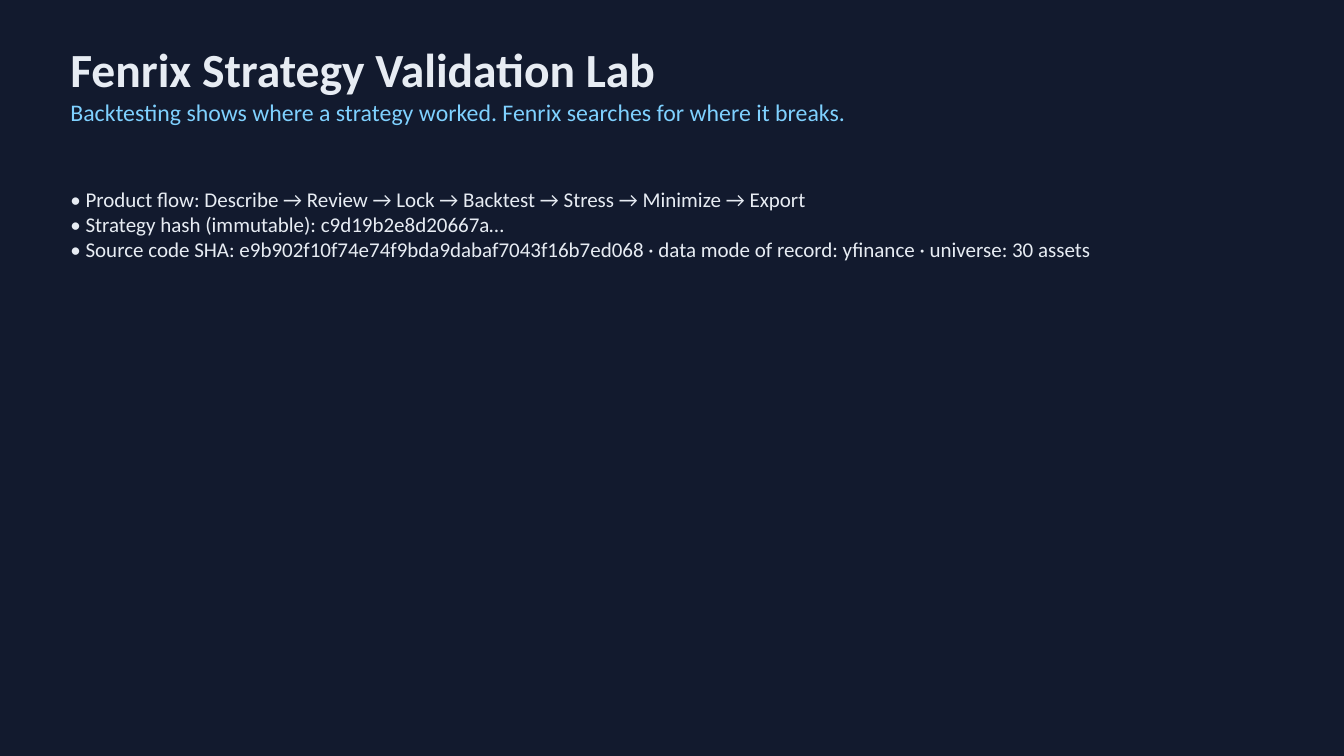
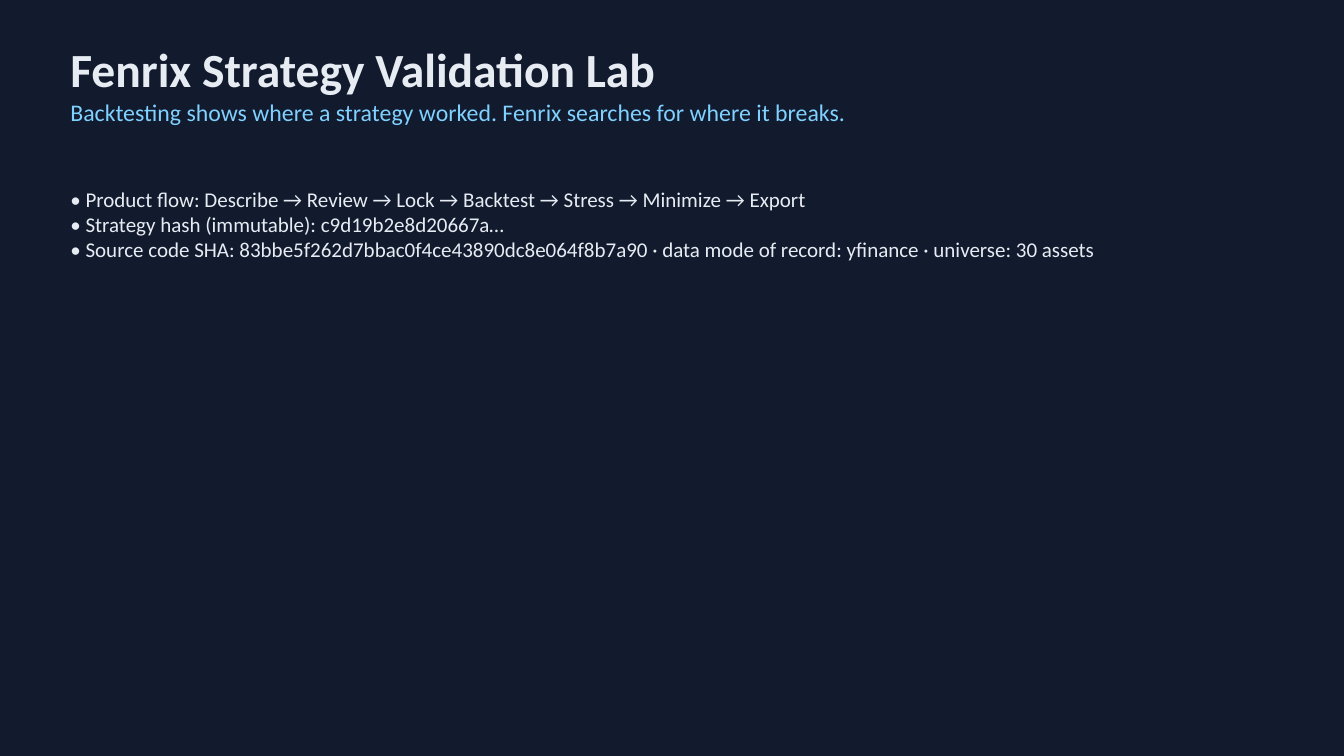
Before and after one commit to Scott-Switzer/market-fuzzer, a slide deck: slide 1 of app/static/pitch-deck/fenrix_deck.pptx. Drawn at 1344x756 pixels with LibreOffice and Linux fonts; fonts in the diff are those of the drawing. Boxes give left, top, right and bottom in pixels: in the first picture for what was removed or moved away, otherwise in the second. Text is boxed around its words. In the diff, an @@ line names an element or a change of style, - is before the commit and + after.

```diff
--- a/app/static/pitch-deck/fenrix_deck.pptx
+++ b/app/static/pitch-deck/fenrix_deck.pptx
@@ text at (86,242,1094,261): text changed @@
-• Source code SHA: e9b902f10f74e74f9bda9dabaf7043f16b7ed068 · data mode of record: yfinance · universe: 30 assets
+• Source code SHA: 83bbe5f262d7bbac0f4ce43890dc8e064f8b7a90 · data mode of record: yfinance · universe: 30 assets
```
Also in this commit, not shown: 3 other slides changed, 8 other files.
